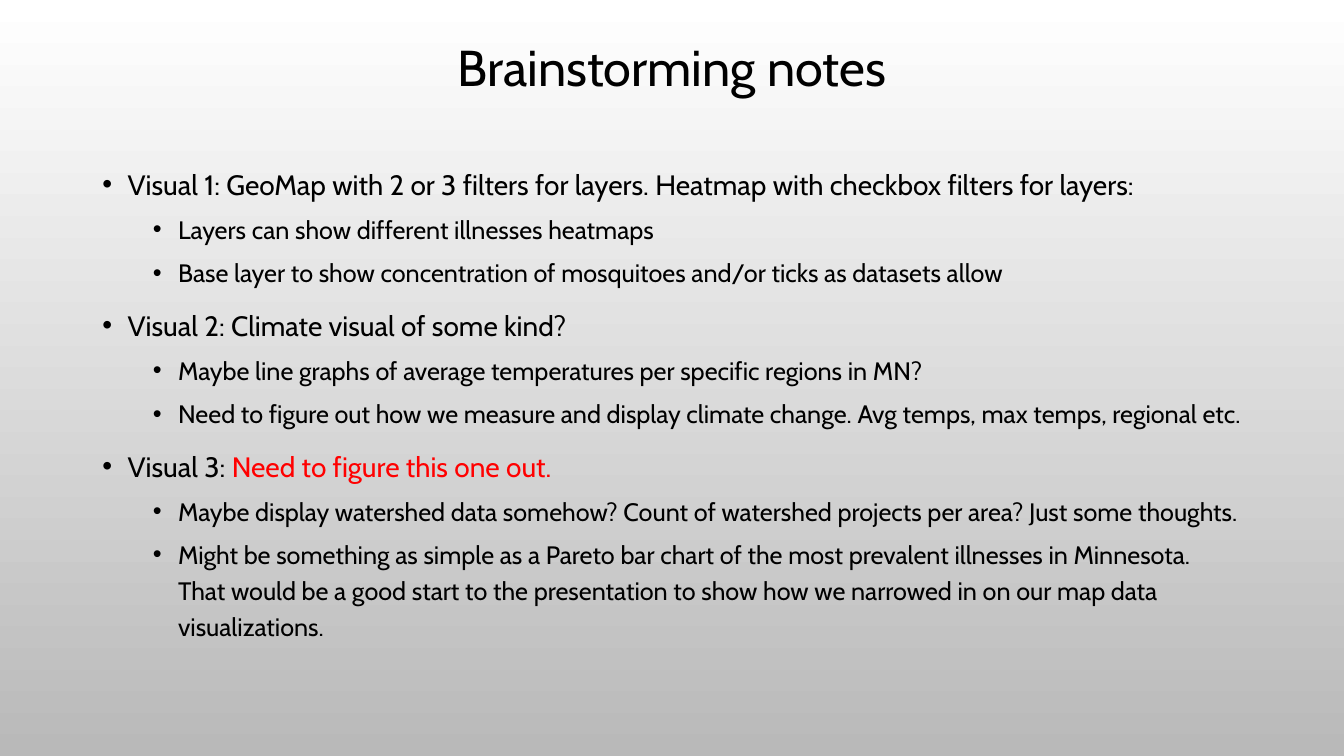
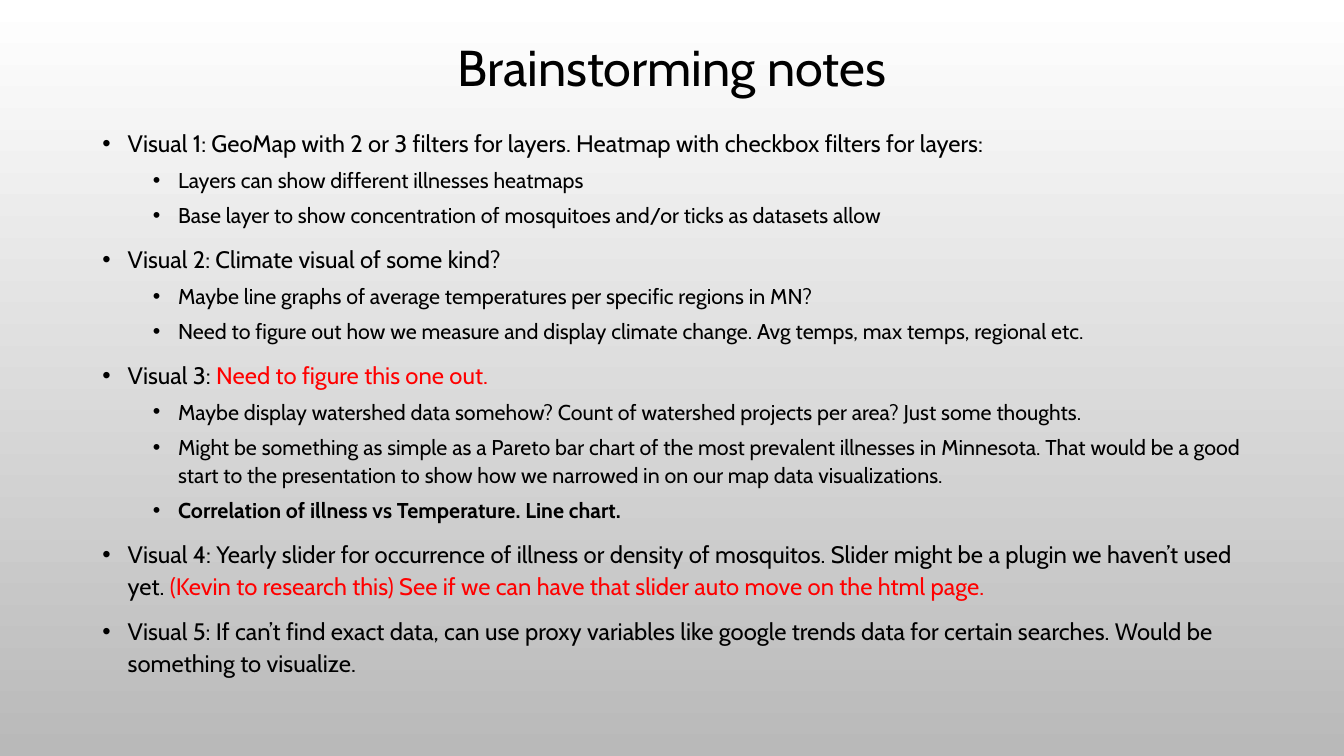
Before and after one commit to Evdawg/Project_3_Mosquito-borne_Diseases, a slide deck: slide 3 of Project_3_outline.pptx. Drawn at 1344x756 pixels with LibreOffice and Linux fonts; fonts in the diff are those of the drawing; background and template pictures are left out. Boxes give left, top, right and bottom in pixels: in the first picture for what was removed or moved away, otherwise in the second. Text is boxed around its words. In the diff, an @@ line names an element or a change of style, - is before the commit and + after.

```diff
--- a/Project_3_outline.pptx
+++ b/Project_3_outline.pptx
@@ text at <box>128,134,1240,488</box>: size 20 to 17 pt in "Visual 1: GeoMap with 2 or 3 ...", "Visual 2: Climate visual of some kind?", "Visual 3: Need to figure this one ..."; size 18 to 15.3 pt in "Layers can show different illnesses heatmaps", "Base layer to show concentration of mosquitoes ...", "Maybe line graphs of average temperatures per ...", "Need to figure out how we measure ..." and 2 more places; line spacing 1.2 to 1.1 @@
@@ text at <box>128,502,1232,678</box>: paragraphs added @@
+  • Correlation of illness vs Temperature. Line chart.
+• Visual 4: Yearly slider for occurrence of illness or density of mosquitos. Slider might be a plugin we haven’t used yet. (Kevin to research this) See if we can have that slider auto move on the html page.
+• Visual 5: If can’t find exact data, can use proxy variables like google trends data for certain searches. Would be something to visualize.
```
Also in this commit, not shown: 2 other slides changed.
